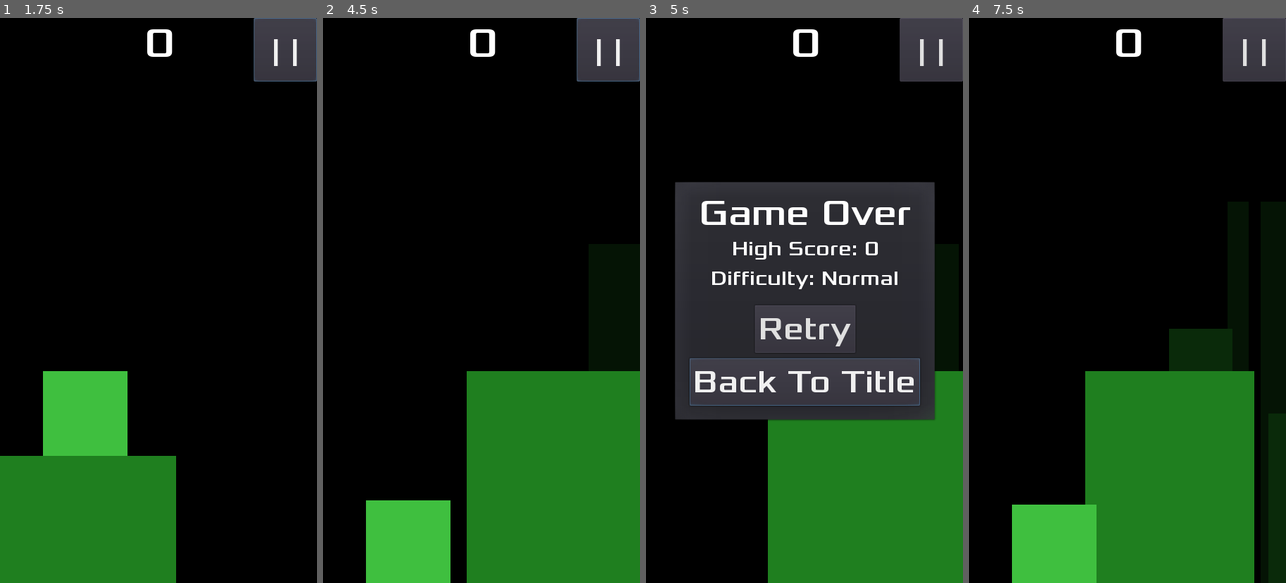
Above: before the commit, frames 1-4 (left to right).
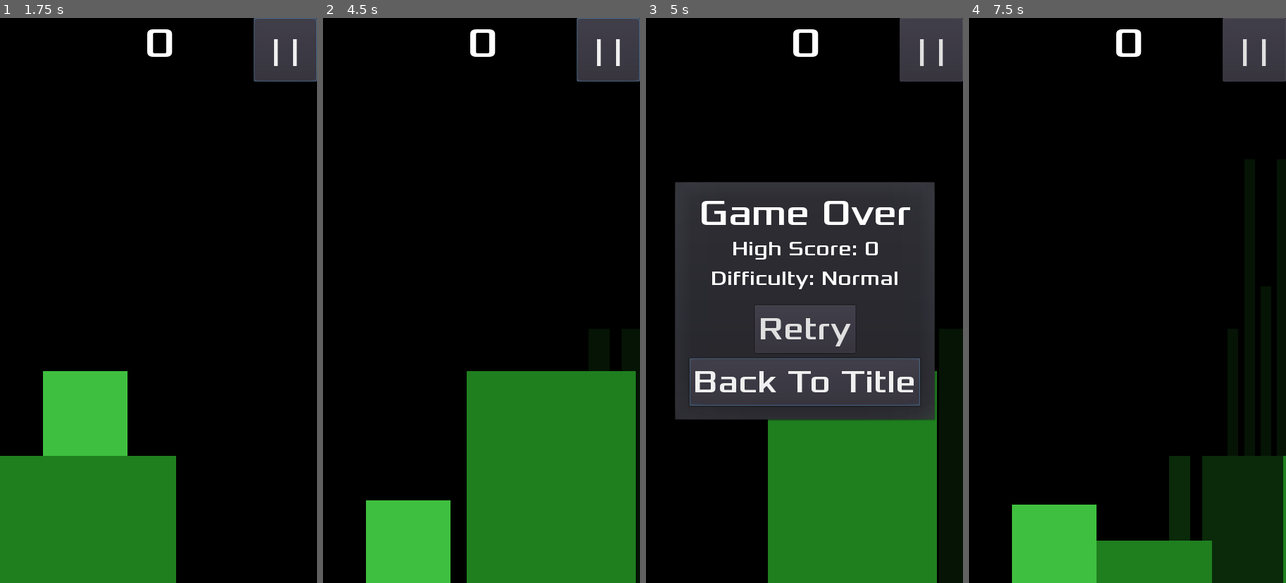
Above: after the commit, the same moments.

Repository: tomas7770/RunJump
Game: Godot game, scene res://scenes/Main/Main.tscn
Two runs of this game, one before a commit and one after it. Both use one fixed random seed, a clock stepped at 60 frames per second and the inputs below. This scene is started directly instead of the project's main scene.
Inputs (mouse positions are in pixels of both pictures, inside the frame that each line leads up to):
- Up to frame 1 (1.75 s): click "| |" at 0.5 s; click "Continue" at 1.25 s
- Up to frame 2 (4.5 s): click "| |" at 2 s; click "Continue" at 2.75 s; click "| |" at 3.5 s; click "Continue" at 4.25 s
- Up to frame 3 (5 s): no input
- Up to frame 4 (7.5 s): click "Retry" at 5 s; move the mouse to (1197, 272) at 5.77 s; click (1197, 272) at 5.92 s; move the mouse to (1064, 328) at 6.52 s; click (1064, 328) at 6.67 s; move the mouse to (1159, 176) at 7.27 s; click (1159, 176) at 7.42 s

Frame 1 is identical in both runs. In frame 2, 0.5% of the frame differs, in the area x 98-100%, y 62-100%; in frame 3, 3.1%; in frame 4, 19%, in the area x 36-100%, y 55-100%.

Commit message:
Use separate RNG for game logic
Prevent it from being affected by other RNG calls

Diff:
--- a/scenes/Background/Background.gd
+++ b/scenes/Background/Background.gd
@@ -5,13 +5,10 @@
 	"Layer2": 4,
 }
 export (PackedScene) var BGPlat
-# Use separate RNG to avoid interfering with game logic
-var rng = RandomNumberGenerator.new()
 var main
 var screen_size
 
 func _ready():
-	rng.randomize()
 	main = get_parent()
 	screen_size = main.screen_size
 	# warning-ignore:return_value_discarded
@@ -37,7 +34,7 @@
 		timer.set_paused(pause)
 
 func _get_next_plat_size():
-	return Vector2(1+rng.randi()%5, 1+rng.randi()%5) # 1-5
+	return Vector2(1+randi()%5, 1+randi()%5) # 1-5
 
 func _on_SpawnTimer_timeout(timer):
 	var layer = timer.get_parent()
--- a/scenes/GlobalVariables.gd
+++ b/scenes/GlobalVariables.gd
@@ -38,6 +38,7 @@
 
 # Called when the node enters the scene tree for the first time.
 func _ready():
+	randomize()
 	var SaveHandlerClass = load("res://scenes/SaveHandler.gd")
 	SaveHandler = SaveHandlerClass.new()
 	add_child(SaveHandler)
--- a/scenes/Main/Main.gd
+++ b/scenes/Main/Main.gd
@@ -9,6 +9,8 @@
 export var speed_cap = 700
 export var initial_height = 3
 export var distance_scale = 200.0
+# Use separate RNG to prevent game logic from being affected by other RNG calls
+var rng = RandomNumberGenerator.new()
 var player
 var force_plat_color
 var screen_size = Vector2(480,854)
@@ -36,7 +38,7 @@
 func _get_next_plat_size():
 	match current_difficulty:
 		DIFFICULTY.NORMAL, DIFFICULTY.FAST:
-			return Vector2(1+randi()%5, min(1+randi()%5, last_height+3)) # 1-5
+			return Vector2(1+rng.randi()%5, min(1+rng.randi()%5, last_height+3)) # 1-5
 		DIFFICULTY.EASY:
 			var width
 			var height
@@ -45,15 +47,15 @@
 				# Can't spawn two consecutive plats with same height
 				if i != last_height:
 					possible_heights.append(i)
-			height = clamp(possible_heights[randi()%possible_heights.size()], last_height-2, last_height+3)
-			if 1+randi()%5 == height:
+			height = clamp(possible_heights[rng.randi()%possible_heights.size()], last_height-2, last_height+3)
+			if 1+rng.randi()%5 == height:
 				# Next plat would have the same height, assuming no restrictions
 				width = 5
 			else:
-				if randi()%7 == 0: # 1/7 chance, half the chance of other values
+				if rng.randi()%7 == 0: # 1/7 chance, half the chance of other values
 					width = 2
 				else: # 6/7 chance, 2/7 for each possible value
-					width = 3+randi()%3
+					width = 3+rng.randi()%3
 			return Vector2(width, height)
 
 func _get_speed_increment():
@@ -78,7 +80,7 @@
 	var plats = get_tree().get_nodes_in_group("Platforms")
 	for platX in plats:
 		platX.queue_free()
-	randomize()
+	rng.randomize()
 	var plat = Platform.instance()
 	if force_plat_color:
 		plat.set_color(force_plat_color)
